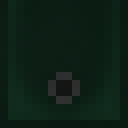
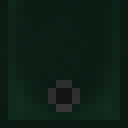
Layers edited between the first and the second 128px x 128px image:
painted on "hole" over [48, 72, 80, 112]
painted on "frame" over [48, 72, 80, 112]
